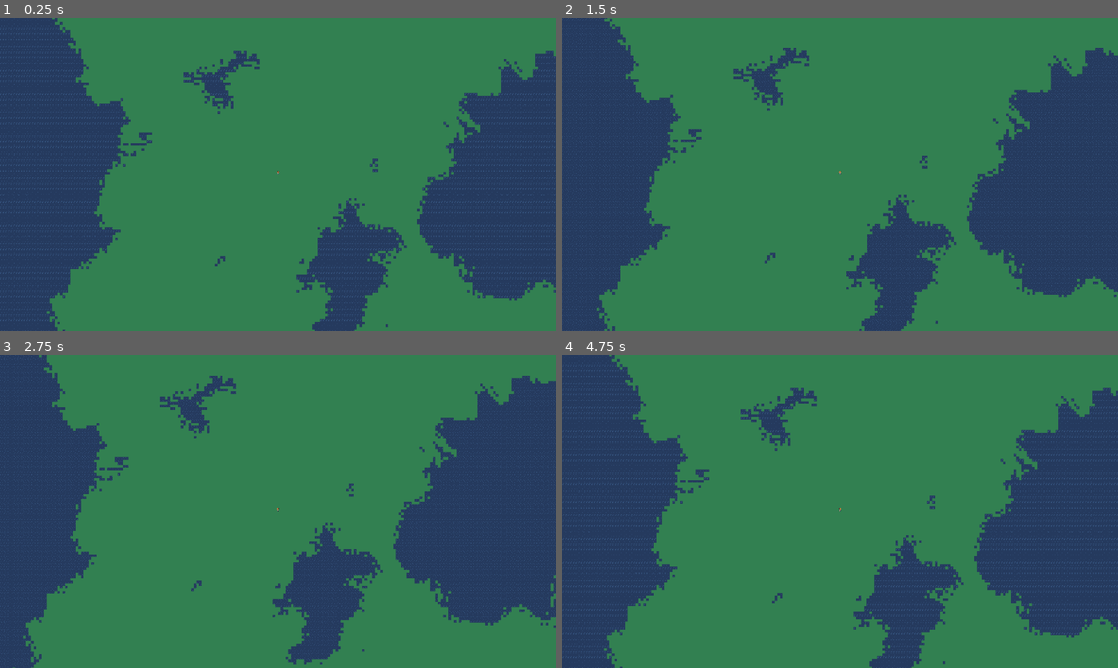
Above: before the commit, frames 1-4 (two rows, left to right).
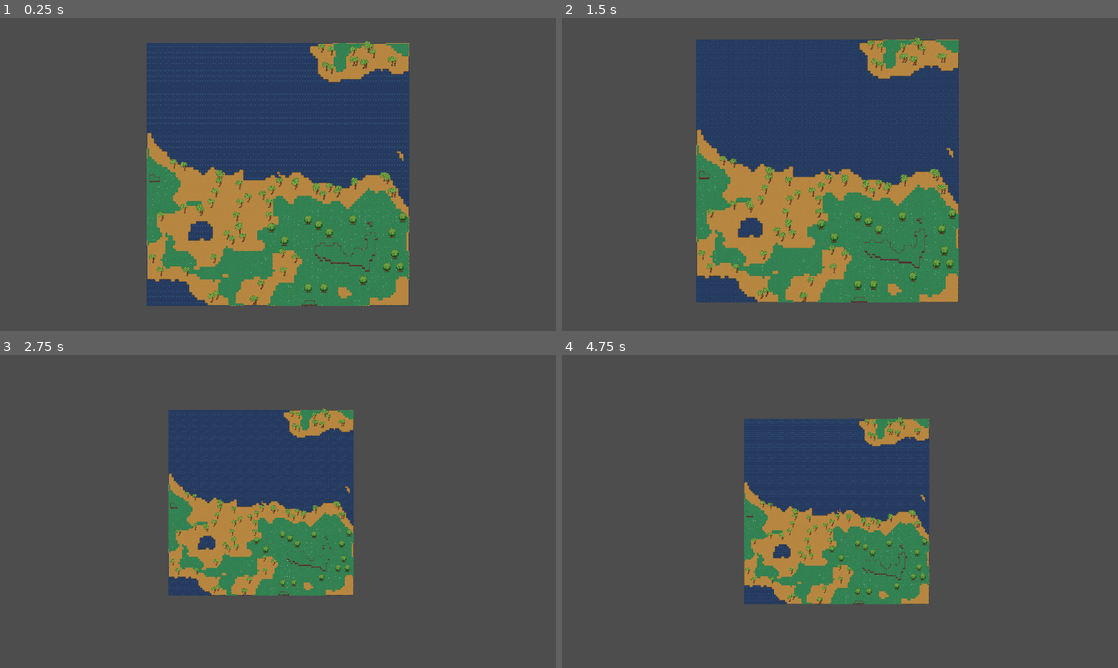
Above: after the commit, the same moments.

Repository: anonomity/Godot4Tilemaps
Game: Godot game, scene res://scenes/proc_gen_world.tscn
Same seed, same stepped clock (60 frames per second), same inputs: the game is played once before the commit and once after it. The project has no main scene, so this scene is started directly.
Inputs (mouse positions are in pixels of both pictures, inside the frame that each line leads up to):
- Up to frame 1 (0.25 s): no input
- Up to frame 2 (1.5 s): tap Enter at 0.5 s; move the mouse to (962, 158) at 0.52 s; hold D (right) 0.53-1.28 s; click (962, 158) at 0.6 s; tap T (seed) at 0.8, 1.35 s; move the mouse to (728, 190) at 1.27 s; hold S (down) from 1.28 s (still down)
- Up to frame 3 (2.75 s): tap Mouse wheel up (zoom_in, bound only after the commit) at 1.55, 2.1 s; move the mouse to (333, 442) at 2.02 s; release S (down) at 2.03 s; hold D (right) from 2.03 s (still down); tap Mouse wheel down (zoom_out, bound only after the commit) at 2.3 s
- Up to frame 4 (4.75 s): move the mouse to (812, 574) at 2.77 s; release D (right) at 2.78 s; hold W (up) 2.78-3.53 s; tap Mouse wheel down (zoom_out, bound only after the commit) at 2.85 s; click (812, 574) at 3.05 s; move the mouse to (1006, 558) at 3.52 s; hold A (left) from 3.53 s (still down); click (1006, 558) at 3.6 s; tap T (seed) at 3.8 s; move the mouse to (673, 464) at 4.27 s; tap F (farm) at 4.35 s; tap Mouse wheel up (zoom_in, bound only after the commit) at 4.55 s

The runs differ from the first frame. In frame 1, 92% of the frame differs, in the area x 0-100%, y 0-100%; in frame 2, 92%; in frame 3, 96%; in frame 4, 96%.

Commit message:
you should get this by the end of ep 8

Diff:
--- a/data/tileset.tres
+++ b/data/tileset.tres
@@ -1844,12 +1844,14 @@
 0:18/0/terrain = 0
 0:18/0/physics_layer_0/linear_velocity = Vector2(0, 0)
 0:18/0/physics_layer_0/angular_velocity = 0.0
+0:18/0/physics_layer_0/polygon_0/points = PackedVector2Array(-8, -8, 8, -8, 8, 8, -8, 8)
 0:18/0/terrains_peering_bit/bottom_side = 0
 1:18/0 = 0
 1:18/0/terrain_set = 4
 1:18/0/terrain = 0
 1:18/0/physics_layer_0/linear_velocity = Vector2(0, 0)
 1:18/0/physics_layer_0/angular_velocity = 0.0
+1:18/0/physics_layer_0/polygon_0/points = PackedVector2Array(-8, -8, 8, -8, 8, 8, -8, 8)
 1:18/0/terrains_peering_bit/right_side = 0
 1:18/0/terrains_peering_bit/bottom_side = 0
 2:18/0 = 0
@@ -1857,6 +1859,7 @@
 2:18/0/terrain = 0
 2:18/0/physics_layer_0/linear_velocity = Vector2(0, 0)
 2:18/0/physics_layer_0/angular_velocity = 0.0
+2:18/0/physics_layer_0/polygon_0/points = PackedVector2Array(-8, -8, 8, -8, 8, 8, -8, 8)
 2:18/0/terrains_peering_bit/right_side = 0
 2:18/0/terrains_peering_bit/bottom_side = 0
 2:18/0/terrains_peering_bit/left_side = 0
@@ -1865,6 +1868,7 @@
 3:18/0/terrain = 0
 3:18/0/physics_layer_0/linear_velocity = Vector2(0, 0)
 3:18/0/physics_layer_0/angular_velocity = 0.0
+3:18/0/physics_layer_0/polygon_0/points = PackedVector2Array(-8, -8, 8, -8, 8, 8, -8, 8)
 3:18/0/terrains_peering_bit/bottom_side = 0
 3:18/0/terrains_peering_bit/left_side = 0
 4:18/0 = 0
@@ -1872,6 +1876,7 @@
 4:18/0/terrain = 0
 4:18/0/physics_layer_0/linear_velocity = Vector2(0, 0)
 4:18/0/physics_layer_0/angular_velocity = 0.0
+4:18/0/physics_layer_0/polygon_0/points = PackedVector2Array(-8, -8, 8, -8, 8, 8, -8, 8)
 4:18/0/terrains_peering_bit/right_side = 0
 4:18/0/terrains_peering_bit/bottom_side = 0
 4:18/0/terrains_peering_bit/left_side = 0
@@ -1882,6 +1887,7 @@
 5:18/0/terrain = 0
 5:18/0/physics_layer_0/linear_velocity = Vector2(0, 0)
 5:18/0/physics_layer_0/angular_velocity = 0.0
+5:18/0/physics_layer_0/polygon_0/points = PackedVector2Array(-8, -8, 8, -8, 8, 8, -8, 8)
 5:18/0/terrains_peering_bit/right_side = 0
 5:18/0/terrains_peering_bit/bottom_right_corner = 0
 5:18/0/terrains_peering_bit/bottom_side = 0
@@ -1891,6 +1897,7 @@
 6:18/0/terrain = 0
 6:18/0/physics_layer_0/linear_velocity = Vector2(0, 0)
 6:18/0/physics_layer_0/angular_velocity = 0.0
+6:18/0/physics_layer_0/polygon_0/points = PackedVector2Array(-8, -8, 8, -8, 8, 8, -8, 8)
 6:18/0/terrains_peering_bit/right_side = 0
 6:18/0/terrains_peering_bit/bottom_side = 0
 6:18/0/terrains_peering_bit/bottom_left_corner = 0
@@ -1900,6 +1907,7 @@
 7:18/0/terrain = 0
 7:18/0/physics_layer_0/linear_velocity = Vector2(0, 0)
 7:18/0/physics_layer_0/angular_velocity = 0.0
+7:18/0/physics_layer_0/polygon_0/points = PackedVector2Array(-8, -8, 8, -8, 8, 8, -8, 8)
 7:18/0/terrains_peering_bit/right_side = 0
 7:18/0/terrains_peering_bit/bottom_side = 0
 7:18/0/terrains_peering_bit/left_side = 0
@@ -1910,6 +1918,7 @@
 8:18/0/terrain = 0
 8:18/0/physics_layer_0/linear_velocity = Vector2(0, 0)
 8:18/0/physics_layer_0/angular_velocity = 0.0
+8:18/0/physics_layer_0/polygon_0/points = PackedVector2Array(-8, -8, 8, -8, 8, 8, -8, 8)
 8:18/0/terrains_peering_bit/right_side = 0
 8:18/0/terrains_peering_bit/bottom_right_corner = 0
 8:18/0/terrains_peering_bit/bottom_side = 0
@@ -1918,6 +1927,7 @@
 9:18/0/terrain = 0
 9:18/0/physics_layer_0/linear_velocity = Vector2(0, 0)
 9:18/0/physics_layer_0/angular_velocity = 0.0
+9:18/0/physics_layer_0/polygon_0/points = PackedVector2Array(-8, -8, 8, -8, 8, 8, -8, 8)
 9:18/0/terrains_peering_bit/right_side = 0
 9:18/0/terrains_peering_bit/bottom_right_corner = 0
 9:18/0/terrains_peering_bit/bottom_side = 0
@@ -1929,6 +1939,7 @@
 10:18/0/terrain = 0
 10:18/0/physics_layer_0/linear_velocity = Vector2(0, 0)
 10:18/0/physics_layer_0/angular_velocity = 0.0
+10:18/0/physics_layer_0/polygon_0/points = PackedVector2Array(-8, -8, 8, -8, 8, 8, -8, 8)
 10:18/0/terrains_peering_bit/right_side = 0
 10:18/0/terrains_peering_bit/bottom_right_corner = 0
 10:18/0/terrains_peering_bit/bottom_side = 0
@@ -1939,6 +1950,7 @@
 11:18/0/terrain = 0
 11:18/0/physics_layer_0/linear_velocity = Vector2(0, 0)
 11:18/0/physics_layer_0/angular_velocity = 0.0
+11:18/0/physics_layer_0/polygon_0/points = PackedVector2Array(-8, -8, 8, -8, 8, 8, -8, 8)
 11:18/0/terrains_peering_bit/bottom_side = 0
 11:18/0/terrains_peering_bit/bottom_left_corner = 0
 11:18/0/terrains_peering_bit/left_side = 0
@@ -1947,6 +1959,7 @@
 7:19/0/terrain = 0
 7:19/0/physics_layer_0/linear_velocity = Vector2(0, 0)
 7:19/0/physics_layer_0/angular_velocity = 0.0
+7:19/0/physics_layer_0/polygon_0/points = PackedVector2Array(-8, -8, 8, -8, 8, 8, -8, 8)
 7:19/0/terrains_peering_bit/bottom_side = 0
 7:19/0/terrains_peering_bit/bottom_left_corner = 0
 7:19/0/terrains_peering_bit/left_side = 0
@@ -1956,6 +1969,7 @@
 6:19/0/terrain = 0
 6:19/0/physics_layer_0/linear_velocity = Vector2(0, 0)
 6:19/0/physics_layer_0/angular_velocity = 0.0
+6:19/0/physics_layer_0/polygon_0/points = PackedVector2Array(-8, -8, 8, -8, 8, 8, -8, 8)
 6:19/0/terrains_peering_bit/right_side = 0
 6:19/0/terrains_peering_bit/bottom_right_corner = 0
 6:19/0/terrains_peering_bit/bottom_side = 0
@@ -1968,6 +1982,7 @@
 5:19/0/terrain = 0
 5:19/0/physics_layer_0/linear_velocity = Vector2(0, 0)
 5:19/0/physics_layer_0/angular_velocity = 0.0
+5:19/0/physics_layer_0/polygon_0/points = PackedVector2Array(-8, -8, 8, -8, 8, 8, -8, 8)
 5:19/0/terrains_peering_bit/right_side = 0
 5:19/0/terrains_peering_bit/bottom_right_corner = 0
 5:19/0/terrains_peering_bit/bottom_side = 0
@@ -1980,6 +1995,7 @@
 4:19/0/terrain = 0
 4:19/0/physics_layer_0/linear_velocity = Vector2(0, 0)
 4:19/0/physics_layer_0/angular_velocity = 0.0
+4:19/0/physics_layer_0/polygon_0/points = PackedVector2Array(-8, -8, 8, -8, 8, 8, -8, 8)
 4:19/0/terrains_peering_bit/right_side = 0
 4:19/0/terrains_peering_bit/bottom_right_corner = 0
 4:19/0/terrains_peering_bit/bottom_side = 0
@@ -1989,6 +2005,7 @@
 3:19/0/terrain = 0
 3:19/0/physics_layer_0/linear_velocity = Vector2(0, 0)
 3:19/0/physics_layer_0/angular_velocity = 0.0
+3:19/0/physics_layer_0/polygon_0/points = PackedVector2Array(-8, -8, 8, -8, 8, 8, -8, 8)
 3:19/0/terrains_peering_bit/bottom_side = 0
 3:19/0/terrains_peering_bit/left_side = 0
 3:19/0/terrains_peering_bit/top_side = 0
@@ -1997,6 +2014,7 @@
 2:19/0/terrain = 0
 2:19/0/physics_layer_0/linear_velocity = Vector2(0, 0)
 2:19/0/physics_layer_0/angular_velocity = 0.0
+2:19/0/physics_layer_0/polygon_0/points = PackedVector2Array(-8, -8, 8, -8, 8, 8, -8, 8)
 2:19/0/terrains_peering_bit/right_side = 0
 2:19/0/terrains_peering_bit/bottom_side = 0
 2:19/0/terrains_peering_bit/left_side = 0
@@ -2006,6 +2024,7 @@
 1:19/0/terrain = 0
 1:19/0/physics_layer_0/linear_velocity = Vector2(0, 0)
 1:19/0/physics_layer_0/angular_velocity = 0.0
+1:19/0/physics_layer_0/polygon_0/points = PackedVector2Array(-8, -8, 8, -8, 8, 8, -8, 8)
 1:19/0/terrains_peering_bit/right_side = 0
 1:19/0/terrains_peering_bit/bottom_side = 0
 1:19/0/terrains_peering_bit/top_side = 0
@@ -2014,6 +2033,7 @@
 0:19/0/terrain = 0
 0:19/0/physics_layer_0/linear_velocity = Vector2(0, 0)
 0:19/0/physics_layer_0/angular_velocity = 0.0
+0:19/0/physics_layer_0/polygon_0/points = PackedVector2Array(-8, -8, 8, -8, 8, 8, -8, 8)
 0:19/0/terrains_peering_bit/bottom_side = 0
 0:19/0/terrains_peering_bit/top_side = 0
 0:20/0 = 0
@@ -2021,12 +2041,14 @@
 0:20/0/terrain = 0
 0:20/0/physics_layer_0/linear_velocity = Vector2(0, 0)
 0:20/0/physics_layer_0/angular_velocity = 0.0
+0:20/0/physics_layer_0/polygon_0/points = PackedVector2Array(-8, -8, 8, -8, 8, 8, -8, 8)
 0:20/0/terrains_peering_bit/top_side = 0
 1:20/0 = 0
 1:20/0/terrain_set = 4
 1:20/0/terrain = 0
 1:20/0/physics_layer_0/linear_velocity = Vector2(0, 0)
 1:20/0/physics_layer_0/angular_velocity = 0.0
+1:20/0/physics_layer_0/polygon_0/points = PackedVector2Array(-8, -8, 8, -8, 8, 8, -8, 8)
 1:20/0/terrains_peering_bit/right_side = 0
 1:20/0/terrains_peering_bit/top_side = 0
 2:20/0 = 0
@@ -2034,6 +2056,7 @@
 2:20/0/terrain = 0
 2:20/0/physics_layer_0/linear_velocity = Vector2(0, 0)
 2:20/0/physics_layer_0/angular_velocity = 0.0
+2:20/0/physics_layer_0/polygon_0/points = PackedVector2Array(-8, -8, 8, -8, 8, 8, -8, 8)
 2:20/0/terrains_peering_bit/right_side = 0
 2:20/0/terrains_peering_bit/left_side = 0
 2:20/0/terrains_peering_bit/top_side = 0
@@ -2042,6 +2065,7 @@
 3:20/0/terrain = 0
 3:20/0/physics_layer_0/linear_velocity = Vector2(0, 0)
 3:20/0/physics_layer_0/angular_velocity = 0.0
+3:20/0/physics_layer_0/polygon_0/points = PackedVector2Array(-8, -8, 8, -8, 8, 8, -8, 8)
 3:20/0/terrains_peering_bit/left_side = 0
 3:20/0/terrains_peering_bit/top_side = 0
 4:20/0 = 0
@@ -2049,6 +2073,7 @@
 4:20/0/terrain = 0
 4:20/0/physics_layer_0/linear_velocity = Vector2(0, 0)
 4:20/0/physics_layer_0/angular_velocity = 0.0
+4:20/0/physics_layer_0/polygon_0/points = PackedVector2Array(-8, -8, 8, -8, 8, 8, -8, 8)
 4:20/0/terrains_peering_bit/right_side = 0
 4:20/0/terrains_peering_bit/bottom_side = 0
 4:20/0/terrains_peering_bit/top_side = 0
@@ -2058,6 +2083,7 @@
 5:20/0/terrain = 0
 5:20/0/physics_layer_0/linear_velocity = Vector2(0, 0)
 5:20/0/physics_layer_0/angular_velocity = 0.0
+5:20/0/physics_layer_0/polygon_0/points = PackedVector2Array(-8, -8, 8, -8, 8, 8, -8, 8)
 5:20/0/terrains_peering_bit/right_side = 0
 5:20/0/terrains_peering_bit/bottom_right_corner = 0
 5:20/0/terrains_peering_bit/bottom_side = 0
@@ -2070,6 +2096,7 @@
 6:20/0/terrain = 0
 6:20/0/physics_layer_0/linear_velocity = Vector2(0, 0)
 6:20/0/physics_layer_0/angular_velocity = 0.0
+6:20/0/physics_layer_0/polygon_0/points = PackedVector2Array(-8, -8, 8, -8, 8, 8, -8, 8)
 6:20/0/terrains_peering_bit/right_side = 0
 6:20/0/terrains_peering_bit/bottom_side = 0
 6:20/0/terrains_peering_bit/bottom_left_corner = 0
@@ -2082,6 +2109,7 @@
 7:20/0/terrain = 0
 7:20/0/physics_layer_0/linear_velocity = Vector2(0, 0)
 7:20/0/physics_layer_0/angular_velocity = 0.0
+7:20/0/physics_layer_0/polygon_0/points = PackedVector2Array(-8, -8, 8, -8, 8, 8, -8, 8)
 7:20/0/terrains_peering_bit/bottom_side = 0
 7:20/0/terrains_peering_bit/left_side = 0
 7:20/0/terrains_peering_bit/top_left_corner = 0
@@ -2091,6 +2119,7 @@
 8:20/0/terrain = 0
 8:20/0/physics_layer_0/linear_velocity = Vector2(0, 0)
 8:20/0/physics_layer_0/angular_velocity = 0.0
+8:20/0/physics_layer_0/polygon_0/points = PackedVector2Array(-8, -8, 8, -8, 8, 8, -8, 8)
 8:20/0/terrains_peering_bit/right_side = 0
 8:20/0/terrains_peering_bit/bottom_right_corner = 0
 8:20/0/terrains_peering_bit/bottom_side = 0
@@ -2102,6 +2131,7 @@
 9:20/0/terrain = 0
 9:20/0/physics_layer_0/linear_velocity = Vector2(0, 0)
 9:20/0/physics_layer_0/angular_velocity = 0.0
+9:20/0/physics_layer_0/polygon_0/points = PackedVector2Array(-8, -8, 8, -8, 8, 8, -8, 8)
 9:20/0/terrains_peering_bit/right_side = 0
 9:20/0/terrains_peering_bit/bottom_right_corner = 0
 9:20/0/terrains_peering_bit/bottom_side = 0
@@ -2115,6 +2145,7 @@
 10:20/0/terrain = 0
 10:20/0/physics_layer_0/linear_velocity = Vector2(0, 0)
 10:20/0/physics_layer_0/angular_velocity = 0.0
+10:20/0/physics_layer_0/polygon_0/points = PackedVector2Array(-8, -8, 8, -8, 8, 8, -8, 8)
 10:20/0/terrains_peering_bit/right_side = 0
 10:20/0/terrains_peering_bit/bottom_right_corner = 0
 10:20/0/terrains_peering_bit/bottom_side = 0
@@ -2126,6 +2157,7 @@
 11:19/0/terrain = 0
 11:19/0/physics_layer_0/linear_velocity = Vector2(0, 0)
 11:19/0/physics_layer_0/angular_velocity = 0.0
+11:19/0/physics_layer_0/polygon_0/points = PackedVector2Array(-8, -8, 8, -8, 8, 8, -8, 8)
 11:19/0/terrains_peering_bit/right_side = 0
 11:19/0/terrains_peering_bit/bottom_side = 0
 11:19/0/terrains_peering_bit/bottom_left_corner = 0
@@ -2137,6 +2169,7 @@
 11:20/0/terrain = 0
 11:20/0/physics_layer_0/linear_velocity = Vector2(0, 0)
 11:20/0/physics_layer_0/angular_velocity = 0.0
+11:20/0/physics_layer_0/polygon_0/points = PackedVector2Array(-8, -8, 8, -8, 8, 8, -8, 8)
 11:20/0/terrains_peering_bit/bottom_side = 0
 11:20/0/terrains_peering_bit/bottom_left_corner = 0
 11:20/0/terrains_peering_bit/left_side = 0
@@ -2147,11 +2180,13 @@
 0:21/0/terrain = 0
 0:21/0/physics_layer_0/linear_velocity = Vector2(0, 0)
 0:21/0/physics_layer_0/angular_velocity = 0.0
+0:21/0/physics_layer_0/polygon_0/points = PackedVector2Array(-8, -8, 8, -8, 8, 8, -8, 8)
 7:21/0 = 0
 7:21/0/terrain_set = 4
 7:21/0/terrain = 0
 7:21/0/physics_layer_0/linear_velocity = Vector2(0, 0)
 7:21/0/physics_layer_0/angular_velocity = 0.0
+7:21/0/physics_layer_0/polygon_0/points = PackedVector2Array(-8, -8, 8, -8, 8, 8, -8, 8)
 7:21/0/terrains_peering_bit/right_side = 0
 7:21/0/terrains_peering_bit/bottom_right_corner = 0
 7:21/0/terrains_peering_bit/bottom_side = 0
@@ -2162,6 +2197,7 @@
 8:21/0/terrain = 0
 8:21/0/physics_layer_0/linear_velocity = Vector2(0, 0)
 8:21/0/physics_layer_0/angular_velocity = 0.0
+8:21/0/physics_layer_0/polygon_0/points = PackedVector2Array(-8, -8, 8, -8, 8, 8, -8, 8)
 8:21/0/terrains_peering_bit/right_side = 0
 8:21/0/terrains_peering_bit/top_side = 0
 8:21/0/terrains_peering_bit/top_right_corner = 0
@@ -2170,6 +2206,7 @@
 9:21/0/terrain = 0
 9:21/0/physics_layer_0/linear_velocity = Vector2(0, 0)
 9:21/0/physics_layer_0/angular_velocity = 0.0
+9:21/0/physics_layer_0/polygon_0/points = PackedVector2Array(-8, -8, 8, -8, 8, 8, -8, 8)
 9:21/0/terrains_peering_bit/right_side = 0
 9:21/0/terrains_peering_bit/left_side = 0
 9:21/0/terrains_peering_bit/top_left_corner = 0
@@ -2180,6 +2217,7 @@
 10:21/0/terrain = 0
 10:21/0/physics_layer_0/linear_velocity = Vector2(0, 0)
 10:21/0/physics_layer_0/angular_velocity = 0.0
+10:21/0/physics_layer_0/polygon_0/points = PackedVector2Array(-8, -8, 8, -8, 8, 8, -8, 8)
 10:21/0/terrains_peering_bit/right_side = 0
 10:21/0/terrains_peering_bit/bottom_side = 0
 10:21/0/terrains_peering_bit/left_side = 0
@@ -2191,6 +2229,7 @@
 11:21/0/terrain = 0
 11:21/0/physics_layer_0/linear_velocity = Vector2(0, 0)
 11:21/0/physics_layer_0/angular_velocity = 0.0
+11:21/0/physics_layer_0/polygon_0/points = PackedVector2Array(-8, -8, 8, -8, 8, 8, -8, 8)
 11:21/0/terrains_peering_bit/left_side = 0
 11:21/0/terrains_peering_bit/top_left_corner = 0
 11:21/0/terrains_peering_bit/top_side = 0
@@ -2199,6 +2238,7 @@
 6:21/0/terrain = 0
 6:21/0/physics_layer_0/linear_velocity = Vector2(0, 0)
 6:21/0/physics_layer_0/angular_velocity = 0.0
+6:21/0/physics_layer_0/polygon_0/points = PackedVector2Array(-8, -8, 8, -8, 8, 8, -8, 8)
 6:21/0/terrains_peering_bit/right_side = 0
 6:21/0/terrains_peering_bit/left_side = 0
 6:21/0/terrains_peering_bit/top_left_corner = 0
@@ -2208,6 +2248,7 @@
 5:21/0/terrain = 0
 5:21/0/physics_layer_0/linear_velocity = Vector2(0, 0)
 5:21/0/physics_layer_0/angular_velocity = 0.0
+5:21/0/physics_layer_0/polygon_0/points = PackedVector2Array(-8, -8, 8, -8, 8, 8, -8, 8)
 5:21/0/terrains_peering_bit/right_side = 0
 5:21/0/terrains_peering_bit/left_side = 0
 5:21/0/terrains_peering_bit/top_side = 0
@@ -2217,6 +2258,7 @@
 4:21/0/terrain = 0
 4:21/0/physics_layer_0/linear_velocity = Vector2(0, 0)
 4:21/0/physics_layer_0/angular_velocity = 0.0
+4:21/0/physics_layer_0/polygon_0/points = PackedVector2Array(-8, -8, 8, -8, 8, 8, -8, 8)
 4:21/0/terrains_peering_bit/right_side = 0
 4:21/0/terrains_peering_bit/bottom_side = 0
 4:21/0/terrains_peering_bit/bottom_left_corner = 0
@@ -2227,12 +2269,14 @@
 3:21/0/terrain = 0
 3:21/0/physics_layer_0/linear_velocity = Vector2(0, 0)
 3:21/0/physics_layer_0/angular_velocity = 0.0
+3:21/0/physics_layer_0/polygon_0/points = PackedVector2Array(-8, -8, 8, -8, 8, 8, -8, 8)
 3:21/0/terrains_peering_bit/left_side = 0
 2:21/0 = 0
 2:21/0/terrain_set = 4
 2:21/0/terrain = 0
 2:21/0/physics_layer_0/linear_velocity = Vector2(0, 0)
 2:21/0/physics_layer_0/angular_velocity = 0.0
+2:21/0/physics_layer_0/polygon_0/points = PackedVector2Array(-8, -8, 8, -8, 8, 8, -8, 8)
 2:21/0/terrains_peering_bit/right_side = 0
 2:21/0/terrains_peering_bit/left_side = 0
 1:21/0 = 0
@@ -2240,12 +2284,14 @@
 1:21/0/terrain = 0
 1:21/0/physics_layer_0/linear_velocity = Vector2(0, 0)
 1:21/0/physics_layer_0/angular_velocity = 0.0
+1:21/0/physics_layer_0/polygon_0/points = PackedVector2Array(-8, -8, 8, -8, 8, 8, -8, 8)
 1:21/0/terrains_peering_bit/right_side = 0
 8:19/0 = 0
 8:19/0/terrain_set = 4
 8:19/0/terrain = 0
 8:19/0/physics_layer_0/linear_velocity = Vector2(0, 0)
 8:19/0/physics_layer_0/angular_velocity = 0.0
+8:19/0/physics_layer_0/polygon_0/points = PackedVector2Array(-8, -8, 8, -8, 8, 8, -8, 8)
 8:19/0/terrains_peering_bit/right_side = 0
 8:19/0/terrains_peering_bit/bottom_right_corner = 0
 8:19/0/terrains_peering_bit/bottom_side = 0
@@ -2256,6 +2302,7 @@
 9:19/0/terrain = 0
 9:19/0/physics_layer_0/linear_velocity = Vector2(0, 0)
 9:19/0/physics_layer_0/angular_velocity = 0.0
+9:19/0/physics_layer_0/polygon_0/points = PackedVector2Array(-8, -8, 8, -8, 8, 8, -8, 8)
 9:19/0/terrains_peering_bit/right_side = 0
 9:19/0/terrains_peering_bit/bottom_side = 0
 9:19/0/terrains_peering_bit/bottom_left_corner = 0
@@ -2266,6 +2313,7 @@
 10:19/0/terrain_set = 4
 10:19/0/physics_layer_0/linear_velocity = Vector2(0, 0)
 10:19/0/physics_layer_0/angular_velocity = 0.0
+10:19/0/physics_layer_0/polygon_0/points = PackedVector2Array(-8, -8, 8, -8, 8, 8, -8, 8)
 6:0/0 = 0
 6:0/0/physics_layer_0/linear_velocity = Vector2(0, 0)
 6:0/0/physics_layer_0/angular_velocity = 0.0
@@ -2288,12 +2336,13 @@
 14:1/0/physics_layer_0/angular_velocity = 0.0
 12:2/size_in_atlas = Vector2i(3, 4)
 12:2/0 = 0
+12:2/0/texture_origin = Vector2i(0, 27)
 12:2/0/y_sort_origin = 26
 12:2/0/physics_layer_0/linear_velocity = Vector2(0, 0)
 12:2/0/physics_layer_0/angular_velocity = 0.0
 15:2/size_in_atlas = Vector2i(3, 4)
 15:2/0 = 0
-15:2/0/texture_origin = Vector2i(0, -7)
+15:2/0/texture_origin = Vector2i(10, 28)
 15:2/0/y_sort_origin = 26
 15:2/0/physics_layer_0/linear_velocity = Vector2(0, 0)
 15:2/0/physics_layer_0/angular_velocity = 0.0
@@ -2309,6 +2358,8 @@
 12:9/0/physics_layer_0/angular_velocity = 0.0
 15:6/size_in_atlas = Vector2i(3, 4)
 15:6/0 = 0
+15:6/0/texture_origin = Vector2i(0, 22)
+15:6/0/y_sort_origin = 6
 15:6/0/physics_layer_0/linear_velocity = Vector2(0, 0)
 15:6/0/physics_layer_0/angular_velocity = 0.0
 
--- a/project.godot
+++ b/project.godot
@@ -17,6 +17,10 @@
 [display]
 
 window/stretch/mode="viewport"
+
+[dotnet]
+
+project/assembly_name="Godot4Tilemaps"
 
 [input]
 
@@ -60,6 +64,16 @@
 "events": [Object(InputEventKey,"resource_local_to_scene":false,"resource_name":"","device":-1,"window_id":0,"alt_pressed":false,"shift_pressed":false,"ctrl_pressed":false,"meta_pressed":false,"pressed":false,"keycode":0,"physical_keycode":83,"key_label":0,"unicode":115,"echo":false,"script":null)
 ]
 }
+zoom_in={
+"deadzone": 0.5,
+"events": [Object(InputEventMouseButton,"resource_local_to_scene":false,"resource_name":"","device":-1,"window_id":0,"alt_pressed":false,"shift_pressed":false,"ctrl_pressed":false,"meta_pressed":false,"button_mask":0,"position":Vector2(0, 0),"global_position":Vector2(0, 0),"factor":1.0,"button_index":4,"canceled":false,"pressed":false,"double_click":false,"script":null)
+]
+}
+zoom_out={
+"deadzone": 0.5,
+"events": [Object(InputEventMouseButton,"resource_local_to_scene":false,"resource_name":"","device":-1,"window_id":0,"alt_pressed":false,"shift_pressed":false,"ctrl_pressed":false,"meta_pressed":false,"button_mask":0,"position":Vector2(0, 0),"global_position":Vector2(0, 0),"factor":1.0,"button_index":5,"canceled":false,"pressed":false,"double_click":false,"script":null)
+]
+}
 
 [rendering]
 
--- a/scenes/player.tscn
+++ b/scenes/player.tscn
@@ -307,6 +307,7 @@
 [node name="Sprite2D" type="Sprite2D" parent="."]
 position = Vector2(0, -10)
 texture = ExtResource("2_saggl")
+flip_h = true
 hframes = 24
 frame = 1
 
@@ -321,9 +322,6 @@
 }
 
 [node name="AnimationTree" type="AnimationTree" parent="."]
-libraries = {
-"": SubResource("AnimationLibrary_r8onw")
-}
 tree_root = SubResource("AnimationNodeStateMachine_pxaul")
 anim_player = NodePath("../AnimationPlayer")
 parameters/conditions/is_idle = false
--- a/scenes/proc_gen_world.tscn
+++ b/scenes/proc_gen_world.tscn
@@ -10,21 +10,42 @@
 colors = PackedColorArray(0.24585, 0.371001, 0.841146, 1, 0.839294, 0.877604, 0.276611, 1, 0.188124, 0.984375, 0.0863237, 1, 0.453125, 0.272398, 0.098045, 1)
 
 [sub_resource type="FastNoiseLite" id="FastNoiseLite_monuh"]
-noise_type = 4
-seed = 3
-domain_warp_enabled = true
 
 [sub_resource type="NoiseTexture2D" id="NoiseTexture2D_de67p"]
 color_ramp = SubResource("Gradient_2r0d6")
 noise = SubResource("FastNoiseLite_monuh")
 
+[sub_resource type="FastNoiseLite" id="FastNoiseLite_miw7d"]
+frequency = 0.35
+fractal_octaves = 1
+
+[sub_resource type="NoiseTexture2D" id="NoiseTexture2D_n2j6v"]
+noise = SubResource("FastNoiseLite_miw7d")
+
 [node name="proc_gen_world" type="Node2D"]
+y_sort_enabled = true
 script = ExtResource("1_ajf7a")
 noise_height_text = SubResource("NoiseTexture2D_de67p")
+noise_tree_text = SubResource("NoiseTexture2D_n2j6v")
 
 [node name="TileMap" type="TileMap" parent="."]
+y_sort_enabled = true
 tile_set = ExtResource("2_ocs8n")
 format = 2
+layer_0/name = "water"
+layer_0/z_index = -1
+layer_1/name = "ground_1"
+layer_1/z_index = -1
+layer_1/tile_data = PackedInt32Array()
+layer_2/name = "ground 2"
+layer_2/z_index = -1
+layer_2/tile_data = PackedInt32Array()
+layer_3/name = "cliff"
+layer_3/y_sort_enabled = true
+layer_3/tile_data = PackedInt32Array()
+layer_4/name = "environment"
+layer_4/y_sort_enabled = true
+layer_4/tile_data = PackedInt32Array()
 
 [node name="Player" parent="." instance=ExtResource("3_x3phy")]
 
--- a/scripts/proc_gen_world.gd
+++ b/scripts/proc_gen_world.gd
@@ -1,26 +1,87 @@
 extends Node2D
 
 @export var noise_height_text : NoiseTexture2D
+@export var noise_tree_text : NoiseTexture2D
 var noise : Noise
+var tree_noise : Noise
 
-var width : int = 400
-var height : int = 400
+var width : int = 100
+var height : int = 100
 
 @onready var tile_map = $TileMap
 
+var noise_val_arr = []
+
 var source_id = 0
+
+#LAYERS
+var water_layer = 0
+var ground_1_layer = 1
+var ground_2_layer = 2
+var cliff_layer = 3
+var environment_layer = 3
+
 var water_atlas = Vector2i(0,1)
 var land_atlas  = Vector2i(0,0)
 
+var sand_tiles_arr = []
+var terrain_sand_int = 3
+
+var grass_tiles_arr = []
+var terrain_grass_int = 1
+
+var cliff_tiles_arr = []
+var terrain_cliff_int = 4
+
+var grass_atlas_arr = [Vector2i(1,0),Vector2i(2,0),Vector2i(3,0),Vector2i(4,0),Vector2i(5,0)]
+var palm_tree_atlas_arr = [Vector2i(12,2),Vector2i(15,2)]
+var oak_tree_atlas = Vector2i(15,6)
+@onready var camera_2d = $Player/Camera2D
+
 func _ready():
 	noise = noise_height_text.noise
+	tree_noise = noise_tree_text.noise
 	generate_world()
 
 func generate_world():
 	for x in range(-width/2, width /2):
 		for y in range(-height/2, height/2):
 			var noise_val :float = noise.get_noise_2d(x,y)
+			var tree_noise_val :float = tree_noise.get_noise_2d(x,y)
+			noise_val_arr.append(tree_noise_val)
+
+			# placing ground
 			if noise_val >= 0.0:
-				tile_map.set_cell(0, Vector2(x,y), source_id, land_atlas)
-			elif noise_val < 0.0:
-				tile_map.set_cell(0, Vector2(x,y), source_id, water_atlas)
+				if noise_val > 0.05 and noise_val < 0.17 and tree_noise_val > 0.7:
+					tile_map.set_cell(environment_layer, Vector2i(x,y), source_id, palm_tree_atlas_arr.pick_random())
+
+				if noise_val > 0.2:
+					grass_tiles_arr.append(Vector2i(x,y))
+
+					if noise_val > 0.25:
+						if noise_val < 0.35 and tree_noise_val > 0.8:
+							tile_map.set_cell(environment_layer, Vector2i(x,y), source_id, oak_tree_atlas)
+						tile_map.set_cell(ground_2_layer, Vector2i(x,y), source_id, grass_atlas_arr.pick_random())
+					if noise_val > 0.4:
+						cliff_tiles_arr.append(Vector2i(x,y))
+				sand_tiles_arr.append(Vector2i(x,y))
+
+
+
+			tile_map.set_cell(water_layer, Vector2(x,y), source_id, water_atlas)
+	tile_map.set_cells_terrain_connect(ground_1_layer, sand_tiles_arr,terrain_sand_int, 0)
+	tile_map.set_cells_terrain_connect(ground_1_layer, grass_tiles_arr,terrain_grass_int, 0)
+	tile_map.set_cells_terrain_connect(cliff_layer, cliff_tiles_arr,terrain_cliff_int, 0)
+
+	print("min: ", noise_val_arr.min())
+	print("max: ", noise_val_arr.max())
+
+
+func _input(event):
+	if Input.is_action_just_pressed("zoom_in"):
+		var zoom_val = camera_2d.zoom.x - 0.1
+		camera_2d.zoom = Vector2(zoom_val, zoom_val)
+
+	if Input.is_action_just_pressed("zoom_out"):
+		var zoom_val = camera_2d.zoom.x + 0.1
+		camera_2d.zoom = Vector2(zoom_val, zoom_val)
Not shown: 1 places in scenes/proc_gen_world.tscn that only renumber resources
